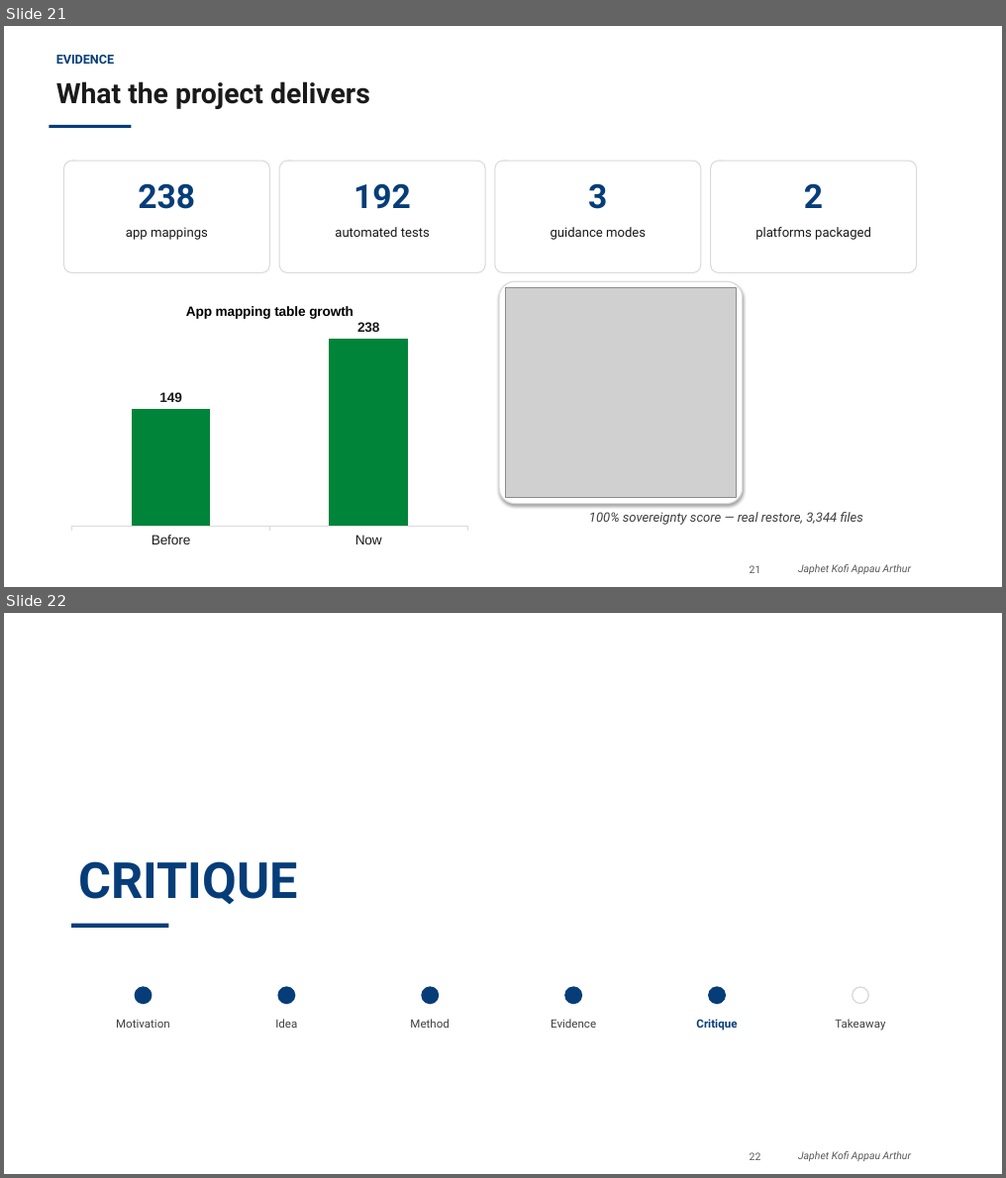
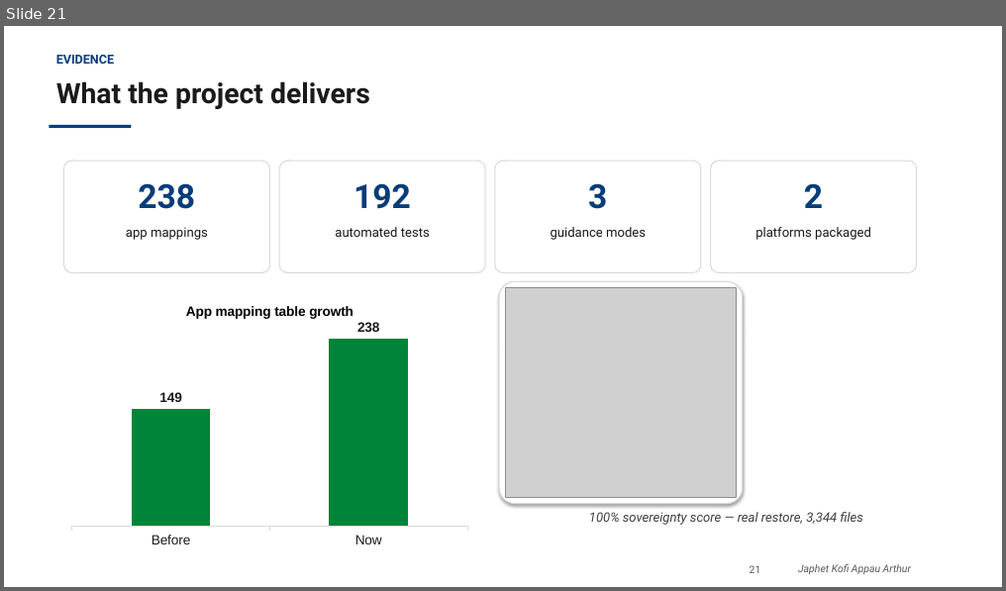
Before and after one commit to PenCoder/full-auto-migration, a slide deck: docs/presentation/Migration_Wizard_Praktikum_Presentation.pptx. Shown one above the other, each under a label of ours: slides 21 and 22 before the commit, slide 21 after it. The pictures are 1006x1178 and 1006x591 pixels, drawn with LibreOffice and Linux fonts; fonts in the diff are those of the drawing; grey boxes stand for pictures; background and template pictures are left out. Boxes give left, top, right and bottom in pixels: in the first picture for what was removed or moved away, otherwise in the second. Text is boxed around its words. In the diff, an @@ line names an element or a change of style, - is before the commit and + after.

```diff
--- a/docs/presentation/Migration_Wizard_Praktikum_Presentation.pptx
+++ b/docs/presentation/Migration_Wizard_Praktikum_Presentation.pptx
@@ slide 22 removed at (4, 613, 1002, 1174), background #FFFFFF; not listed: 2 template elements that a slide beside it also shows @@
@@ text removed at (78, 861, 297, 905) @@
-CRITIQUE
@@ rectangle removed at (71, 924, 168, 928) @@
@@ ellipse removed at (135, 987, 152, 1004) @@
@@ ellipse removed at (279, 987, 295, 1004) @@
@@ ellipse removed at (422, 987, 439, 1004) @@
@@ ellipse removed at (565, 987, 582, 1004) @@
@@ ellipse removed at (709, 987, 725, 1004) @@
@@ ellipse removed at (852, 987, 868, 1004) @@
@@ text removed at (116, 1020, 170, 1028) @@
-Motivation
@@ text removed at (275, 1019, 297, 1028) @@
-Idea
@@ text removed at (410, 1019, 449, 1028) @@
-Method
@@ text removed at (550, 1019, 596, 1028) @@
-Evidence
@@ text removed at (696, 1019, 737, 1031) @@
-Critique
@@ text removed at (835, 1019, 885, 1031) @@
-Takeaway
```
Also in this commit, not shown: 12 slides changed, 2 slides added, 1 other slide removed, 10 other files.
